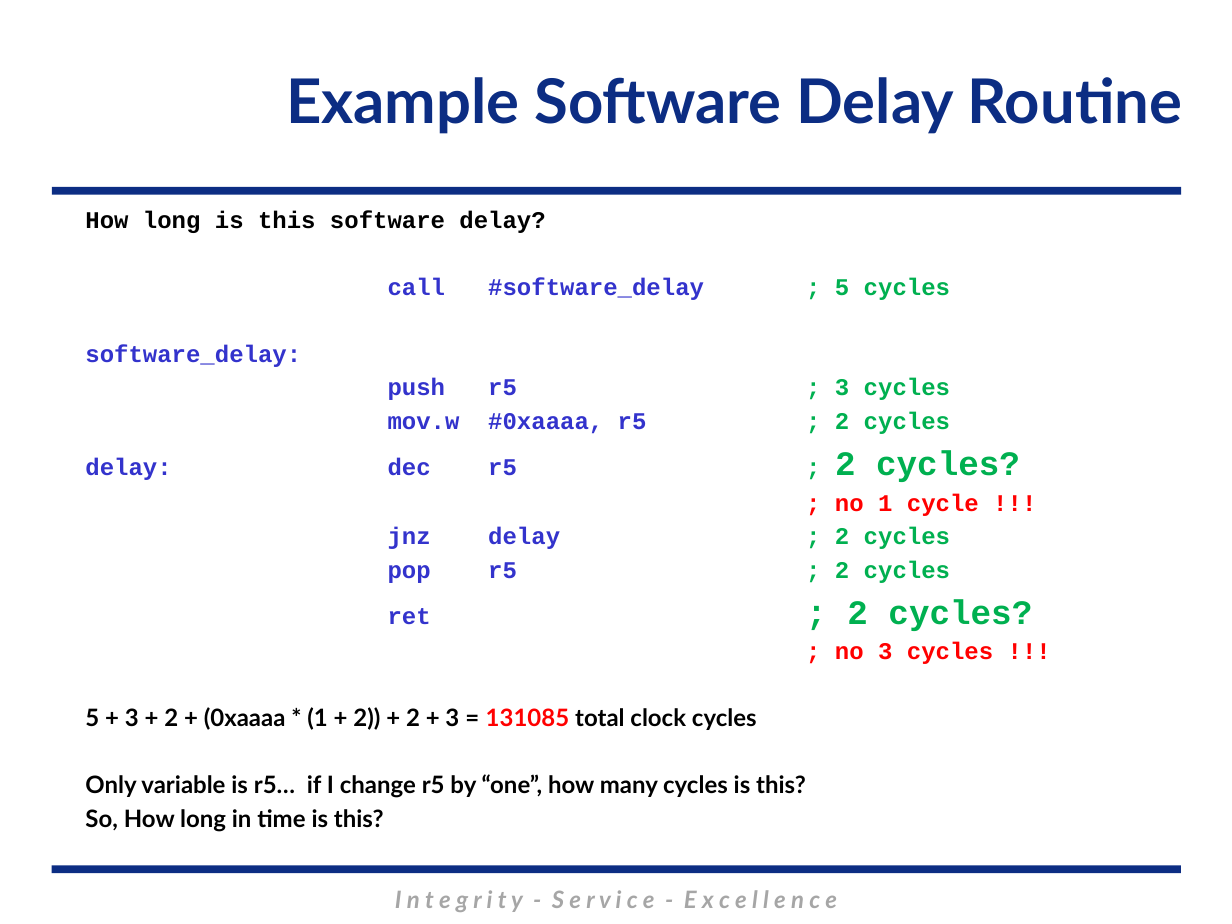
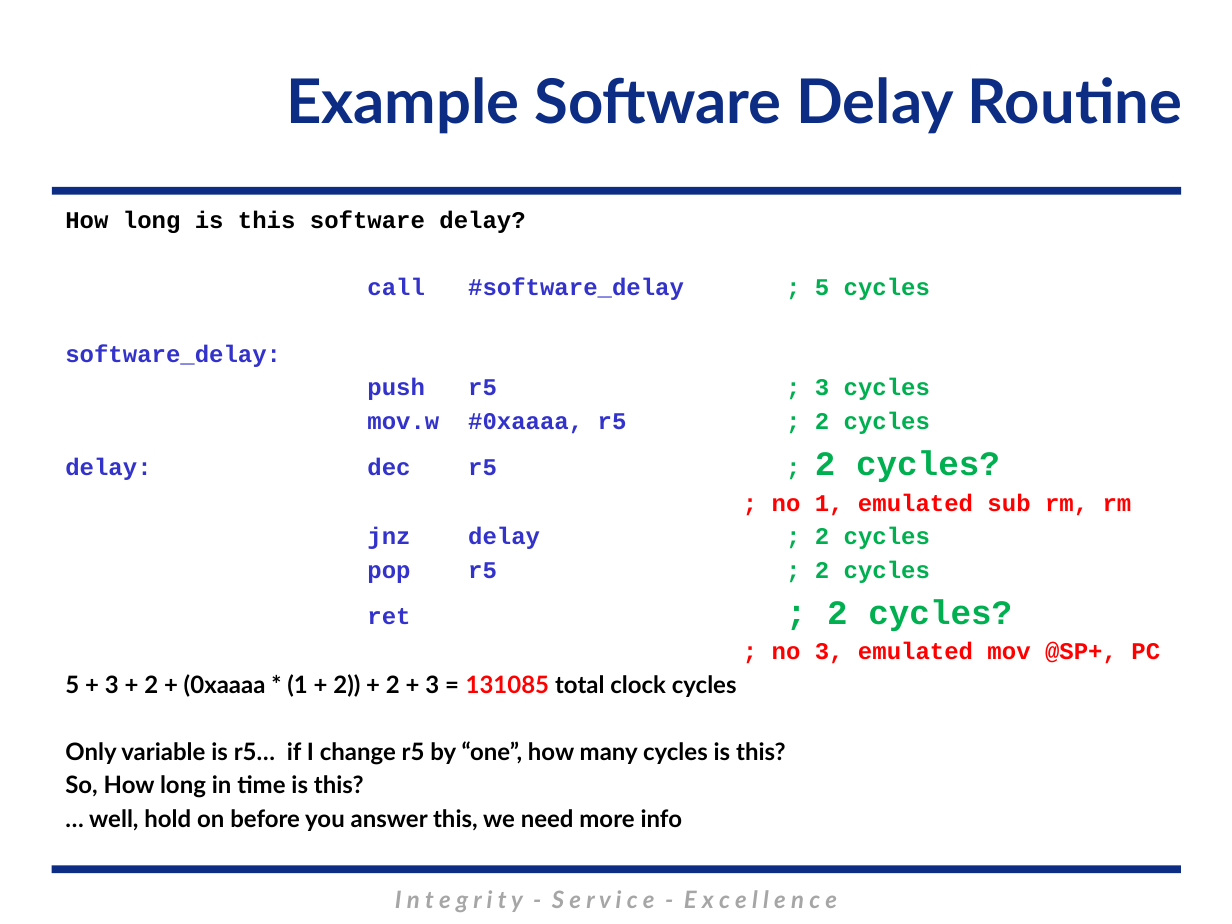
Before and after one commit to MarsUniversity/ECE382, a slide deck: slide 14 of source/lessons/lsn14-15/Lsn14-15.pptx. Drawn at 1232x924 pixels with LibreOffice and Linux fonts; fonts in the diff are those of the drawing; background and template pictures are left out. Boxes give left, top, right and bottom in pixels: in the first picture for what was removed or moved away, otherwise in the second. Text is boxed around its words. In the diff, an @@ line names an element or a change of style, - is before the commit and + after.

```diff
--- a/source/lessons/lsn14-15/Lsn14-15.pptx
+++ b/source/lessons/lsn14-15/Lsn14-15.pptx
@@ text "How long is this software ...": place and size @@
-text "How long is this software ..." at <box>85,210,1032,832</box>
+text "How long is this software ..." at <box>65,210,1160,831</box>
@@ text at <box>772,493,1132,516</box>: text changed @@
-; no 1 cycle !!!
+; no 1, emulated sub rm, rm
@@ text at <box>772,642,1160,664</box>: text changed @@
-; no 3 cycles !!!
+; no 3, emulated mov @SP+, PC
@@ text at <box>89,809,682,831</box>: paragraph added @@
+… well, hold on before you answer this, we need more info
```
Also in this commit, not shown: 6 other slides changed, 1 slide added, 1 slide removed, 7 other files.
